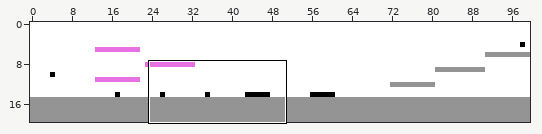
Tiled map, stored at public/benchmark3/assets/Level2.tmx. Above: a wide view before the commit, with the close-up outlined.
Close-up. The starting point:
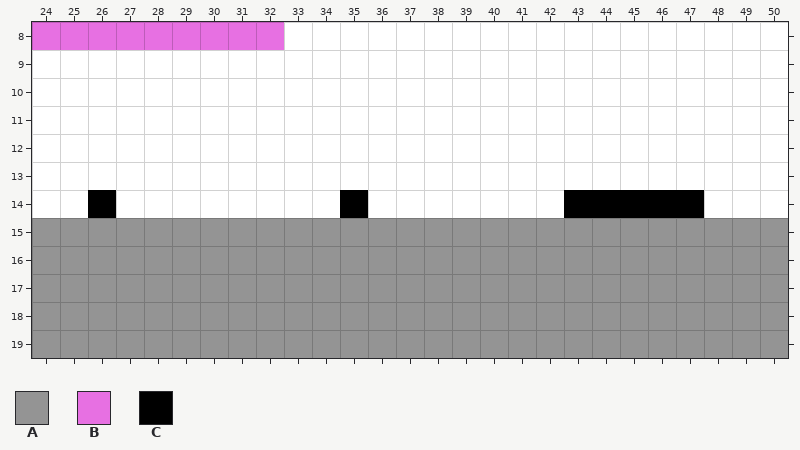
Cells are 32x32 px. Shown: x 24..50, y 8..19. The commit also changed other parts of the map, which this record leaves out.
Key: from "tileset": A 2, B 5, C 6.
_ is an empty cell.
Objects are placed by their top-left corner, in cells (3,4 is the top-left corner of cell 3,4); size is 1x1 cell unless given.
Layers that did not change in this view are not listed.
Layer "blockedLayer" before, first column x 24:
 8 ___________________________
 9 ___________________________
10 ___________________________
11 ___________________________
12 ___________________________
13 ___________________________
14 ___________________________
15 AAAAAAAAAAAAAAAAAAAAAAAAAAA
16 AAAAAAAAAAAAAAAAAAAAAAAAAAA
17 AAAAAAAAAAAAAAAAAAAAAAAAAAA
18 AAAAAAAAAAAAAAAAAAAAAAAAAAA
19 AAAAAAAAAAAAAAAAAAAAAAAAAAA
Layer "moveableLayer2" before, first column x 24:
 8 BBBBBBBBB__________________
 9 ___________________________
10 ___________________________
11 ___________________________
12 ___________________________
13 ___________________________
14 ___________________________
15 ___________________________
16 ___________________________
17 ___________________________
18 ___________________________
19 ___________________________
Objects on layer "objectsLayer" before:
C at 43,14
C at 44,14
C at 45,14
C at 46,14
C at 47,14
C at 26,14
C at 35,14
Once edited:
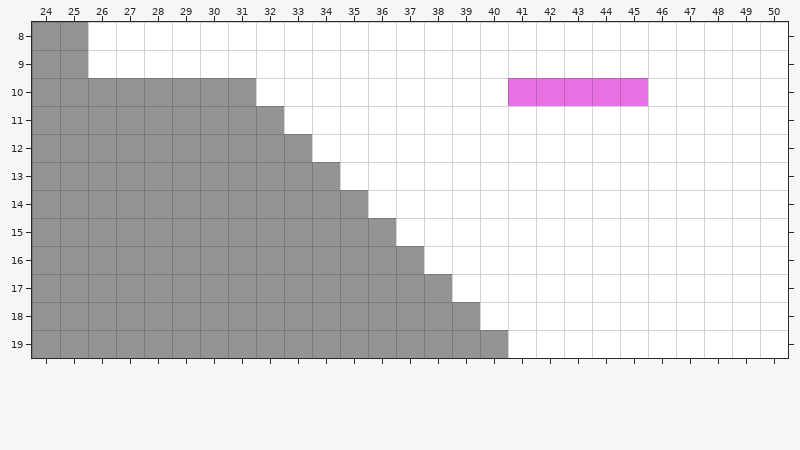
Edits made:
Changed rows in their new state; . is an unchanged cell.
Layer "blockedLayer":
first column x 24:
 8 AA.........................
 9 AA.........................
10 AAAAAAAA...................
11 AAAAAAAAA..................
12 AAAAAAAAAA.................
13 AAAAAAAAAAA................
14 AAAAAAAAAAAA...............
15 .............______________
16 .............._____________
17 ...............____________
18 ................___________
19 .................__________
Layer "objectsLayer":
changed: C at 45,14 -> outside this view
changed: C at 46,14 -> outside this view
removed: C at 43,14
removed: C at 44,14
removed: C at 47,14
removed: C at 26,14
removed: C at 35,14
Layer "moveableLayer1":
first column x 41:
10 BBBBB
Layer "moveableLayer2":
first column x 24:
 8 _________
